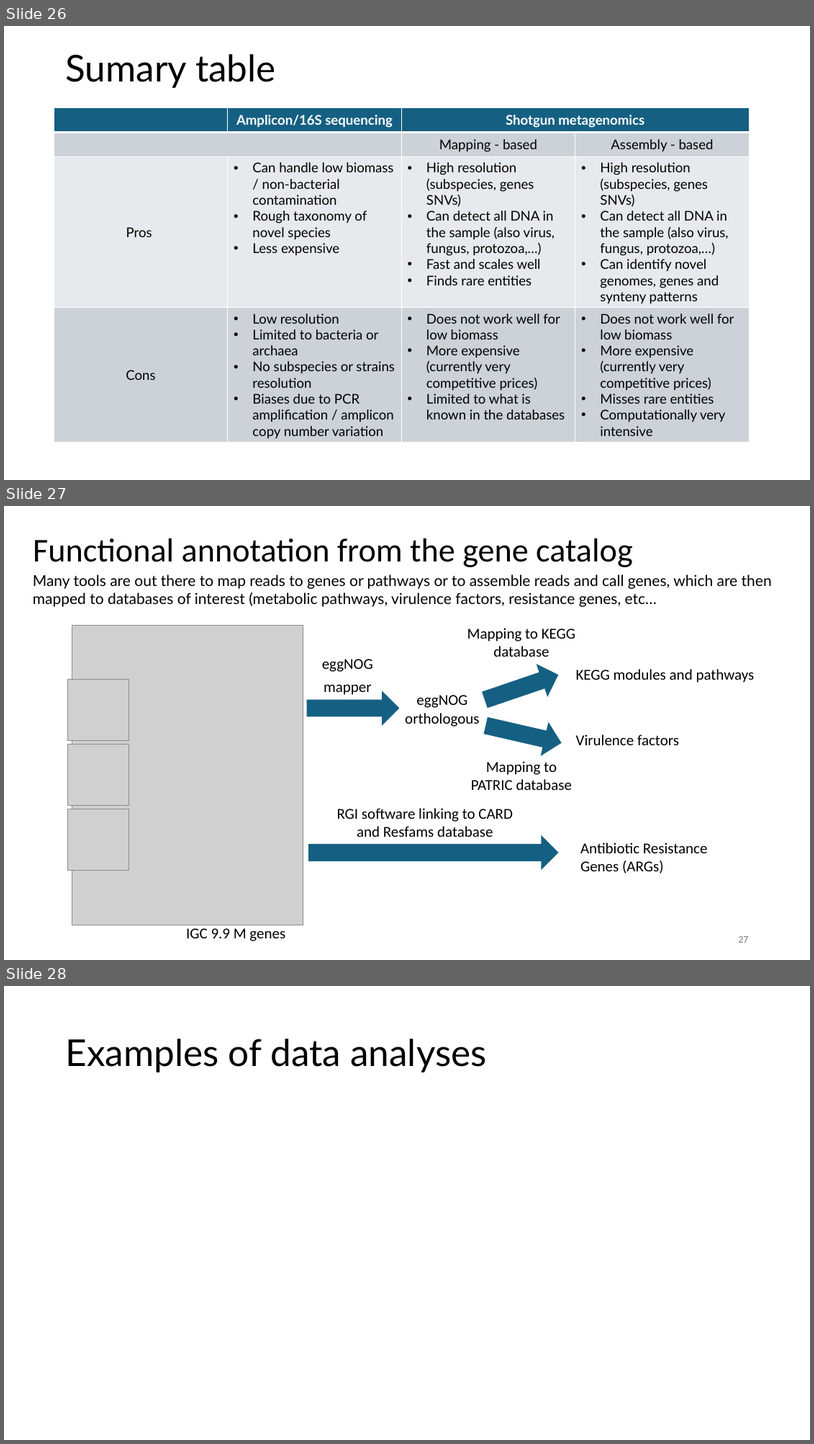
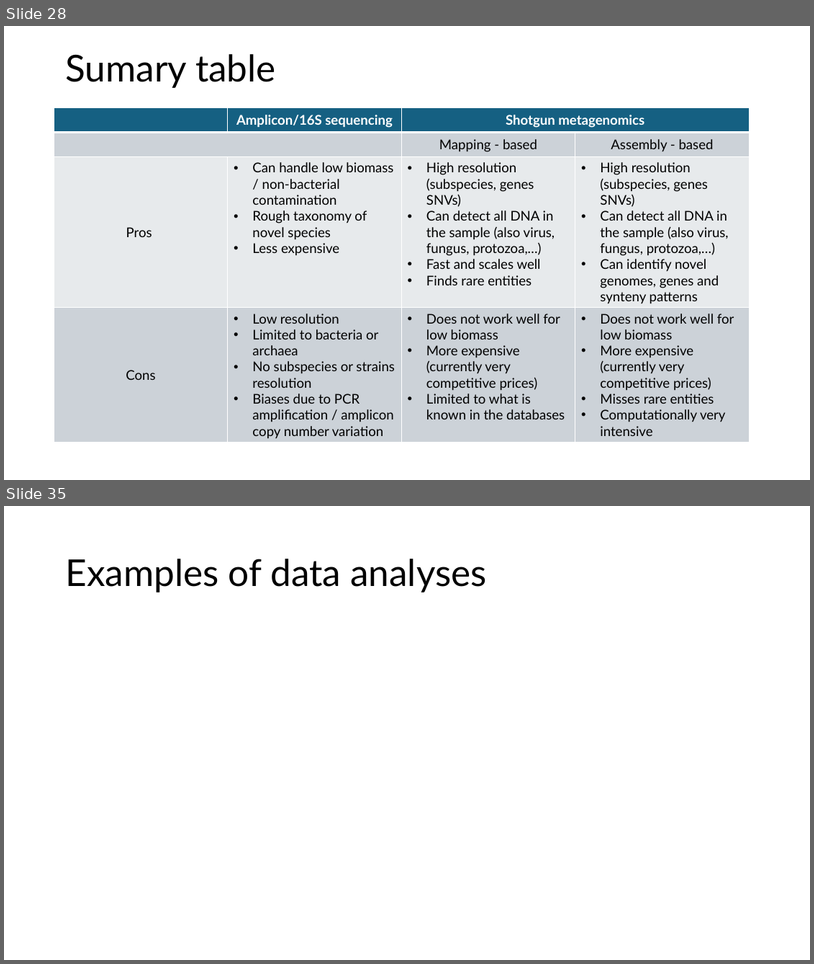
Before and after one commit to biosustain/dsp_metagenomics_training, a slide deck: course_contents/IntroMetagenomics.pptx. Shown one above the other, each under a label of ours: slides 26, 27 and 28 before the commit, slides 28 and 35 after it; the slides between them are not shown. The pictures are 814x1444 and 814x964 pixels, drawn with LibreOffice and Linux fonts; fonts in the diff are those of the drawing; grey boxes stand for pictures. Boxes give left, top, right and bottom in pixels: in the first picture for what was removed or moved away, otherwise in the second. Text is boxed around its words. In the diff, an @@ line names an element or a change of style, - is before the commit and + after.

Commit message:
Added theory about profiling methods, gene catalog and data proporties

```diff
--- a/course_contents/IntroMetagenomics.pptx
+++ b/course_contents/IntroMetagenomics.pptx
@@ slide 27 removed at [4, 506, 810, 960], background #FFFFFF @@
@@ title removed at [33, 538, 633, 567] @@
-Functional annotation from the gene catalog
@@ text removed at [33, 574, 772, 607] @@
-Many tools are out there to map reads to genes or pathways or to assemble reads and call genes, which are then mapped to databases of interest (metabolic pathways, virulence factors, resistance genes, etc…
@@ picture removed at [72, 626, 304, 925] @@
@@ text removed at [468, 628, 576, 656] @@
-Mapping to KEGG database
@@ text removed at [322, 659, 373, 695] @@
-eggNOG
-mapper
@@ right arrow removed at [481, 660, 563, 715] @@
@@ text removed at [576, 669, 755, 682] @@
-KEGG modules and pathways
@@ picture removed at [67, 679, 129, 740] @@
@@ right arrow removed at [308, 692, 399, 724] @@
@@ text removed at [405, 695, 479, 726] @@
-eggNOG orthologous
@@ right arrow removed at [483, 710, 564, 759] @@
@@ text removed at [576, 734, 679, 745] @@
-Virulence factors
@@ picture removed at [67, 744, 129, 805] @@
@@ text removed at [471, 761, 572, 790] @@
-Mapping to PATRIC database
@@ text removed at [337, 808, 513, 836] @@
-RGI software linking to CARD and Resfams database
@@ picture removed at [67, 809, 129, 870] @@
@@ right arrow removed at [309, 836, 558, 868] @@
@@ text removed at [581, 842, 708, 873] @@
-Antibiotic Resistance Genes (ARGs)
@@ text removed at [186, 928, 286, 941] @@
-IGC 9.9 M genes
@@ page number removed at [738, 936, 748, 942] @@
-27
@@ what was slide 26 is now slide 28 @@
@@ what was slide 28 is now slide 35 @@
```
Also in this commit, not shown: 4 slides changed, 11 slides added, 3 other slides removed.
